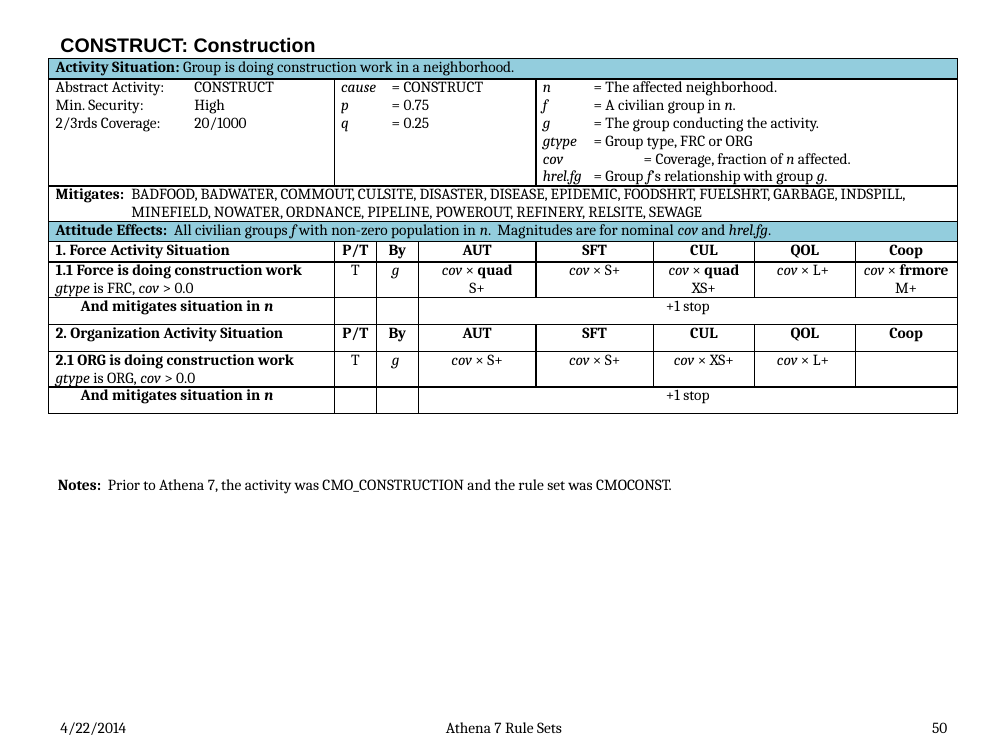
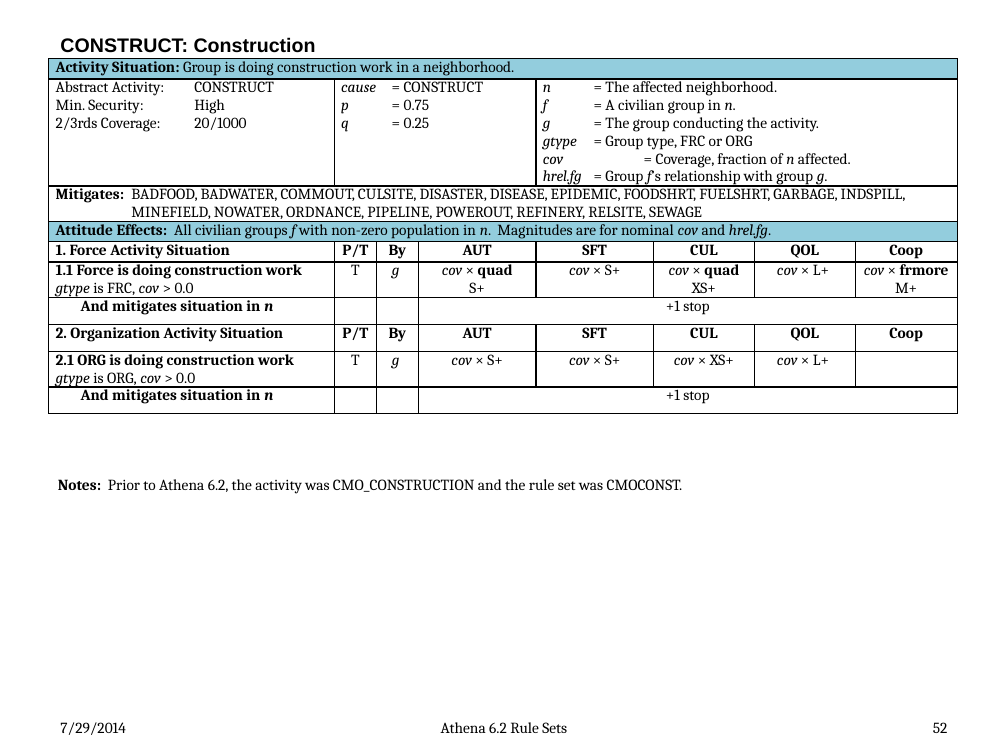
Before and after one commit to AthenaModel/athena-legacy, a slide deck: slide 52 of docs/dev/rules.pptx (slide 50 before the commit). Drawn at 1008x756 pixels with LibreOffice and Linux fonts; fonts in the diff are those of the drawing. Boxes give left, top, right and bottom in pixels: in the first picture for what was removed or moved away, otherwise in the second. Text is boxed around its words. In the diff, an @@ line names an element or a change of style, - is before the commit and + after.

```diff
--- a/docs/dev/rules.pptx
+++ b/docs/dev/rules.pptx
@@ text at bbox=[58, 479, 683, 494]: text changed @@
-Notes: Prior to Athena 7, the activity was CMO_CONSTRUCTION and the rule set was CMOCONST.
+Notes: Prior to Athena 6.2, the activity was CMO_CONSTRUCTION and the rule set was CMOCONST.
@@ text at bbox=[60, 722, 125, 735]: text changed @@
-4/22/2014
+7/29/2014
@@ text at bbox=[441, 722, 567, 733]: text changed @@
-Athena 7 Rule Sets
+Athena 6.2 Rule Sets
@@ page number at bbox=[933, 722, 948, 733]: text changed @@
-50
+52
```
Also in this commit, not shown: 72 other slides changed, 2 slides added, 6 other files.
